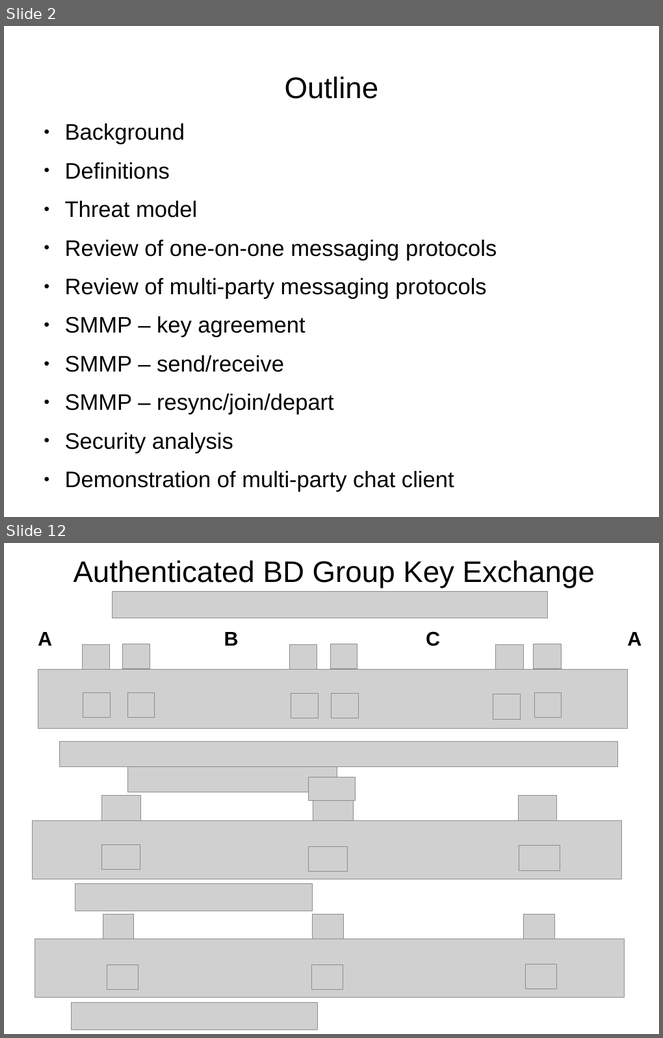
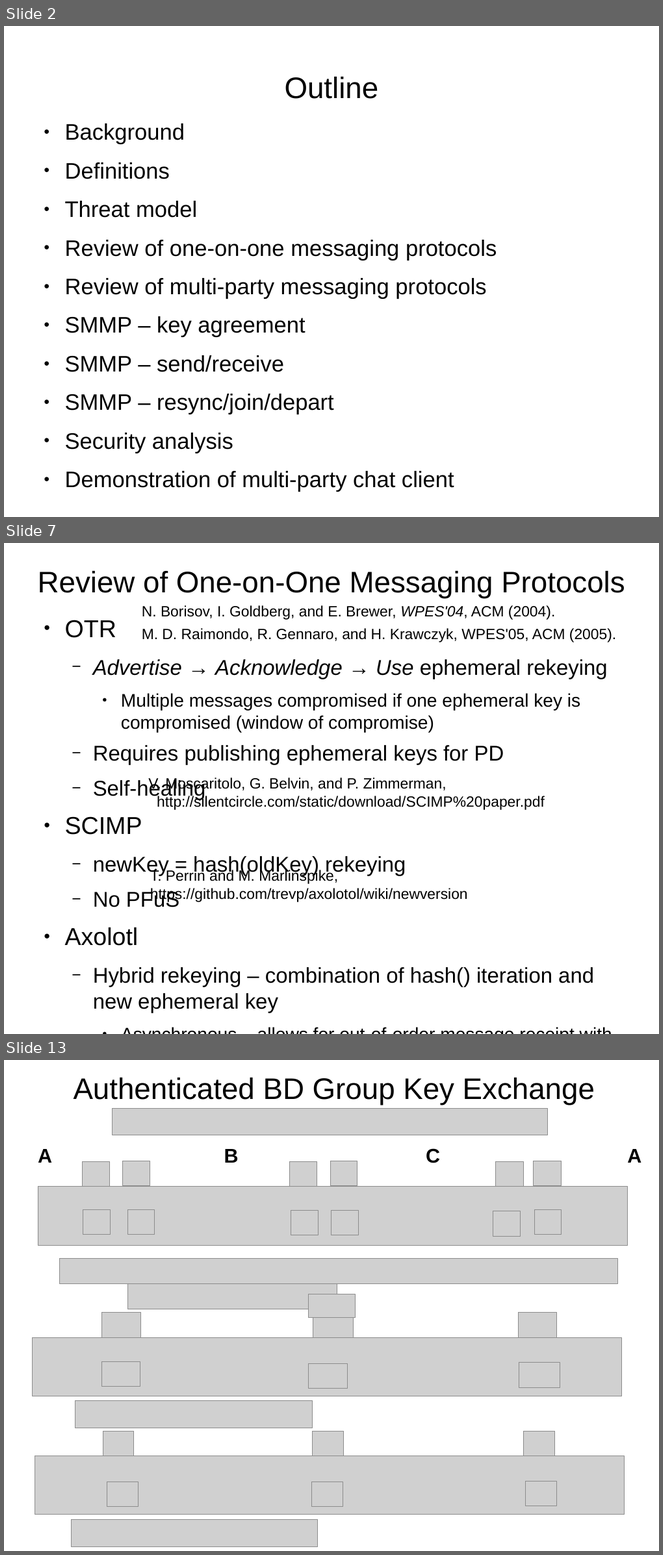
Before and after one commit to rxcomm/smmp, a slide deck: spec/slideshow.odp. Shown one above the other, each under a label of ours: slides 2 and 12 before the commit, slides 2, 7 and 13 after it; the slides between them are not shown. The pictures are 663x1038 and 663x1555 pixels, drawn with LibreOffice and Linux fonts; fonts in the diff are those of the drawing; grey boxes stand for pictures. Boxes give left, top, right and bottom in pixels: in the first picture for what was removed or moved away, otherwise in the second. Text is boxed around its words. In the diff, an @@ line names an element or a change of style, - is before the commit and + after.

```diff
--- a/spec/slideshow.odp
+++ b/spec/slideshow.odp
@@ slide 7 added at <box>4,543,659,1034</box>, background #FFFFFF @@
@@ title added at <box>38,571,625,598</box>, 36 pt, text #000000 @@
+Review of One-on-One Messaging Protocols
@@ text added at <box>65,620,607,1013</box>, 25.9 pt, text #000000 @@
+● OTR
+  − Advertise → Acknowledge → Use ephemeral rekeying
+    ● Multiple messages compromised if one ephemeral key is compromised (window of compromise)
+  − Requires publishing ephemeral keys for PD
+  − Self-healing
+● SCIMP
+  − newKey = hash(oldKey) rekeying
+  − No PFuS
+● Axolotl
+  − Hybrid rekeying – combination of hash() iteration and new ephemeral key
+    ● Asynchronous – allows for out-of-order message receipt with reduction in PFS
+  − Self-healing
@@ text added at <box>142,605,555,620</box>, 18 pt, text #000000 @@
+N. Borisov, I. Goldberg, and E. Brewer, WPES'04, ACM (2004).
@@ text added at <box>142,628,616,642</box>, 18 pt, text #000000 @@
+M. D. Raimondo, R. Gennaro, and H. Krawczyk, WPES'05, ACM (2005).
@@ text added at <box>148,778,545,810</box>, 18 pt, text #000000 @@
+V. Moscaritolo, G. Belvin, and P. Zimmerman,
+http://silentcircle.com/static/download/SCIMP%20paper.pdf
@@ text added at <box>150,869,468,903</box>, 18 pt, text #000000 @@
+T. Perrin and M. Marlinspike,
+https://github.com/trevp/axolotol/wiki/newversion
@@ what was slide 12 is now slide 13 @@
```
Also in this commit, not shown: 14 slides changed, 13 other slides added, 10 slides removed.
